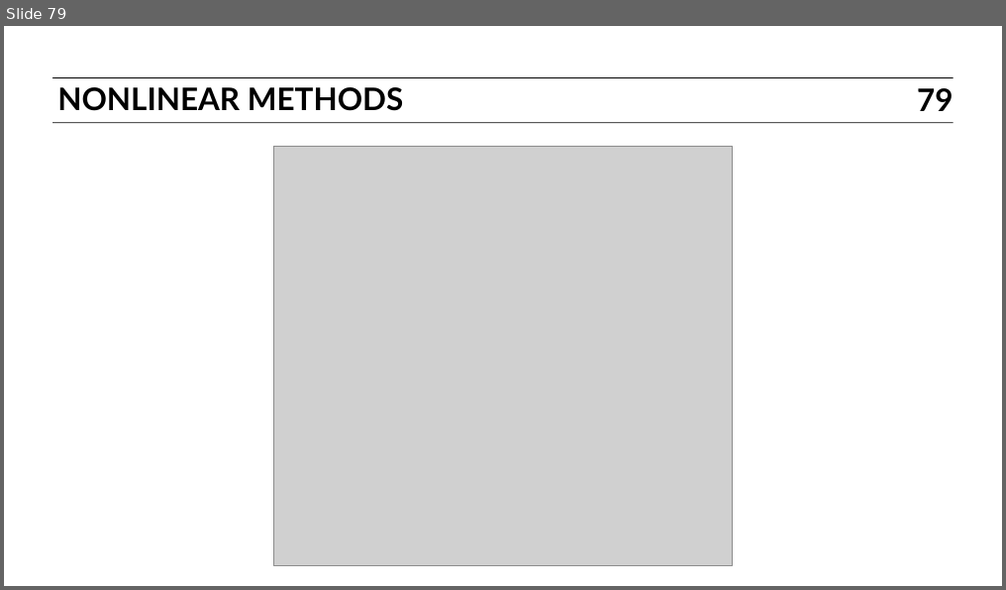
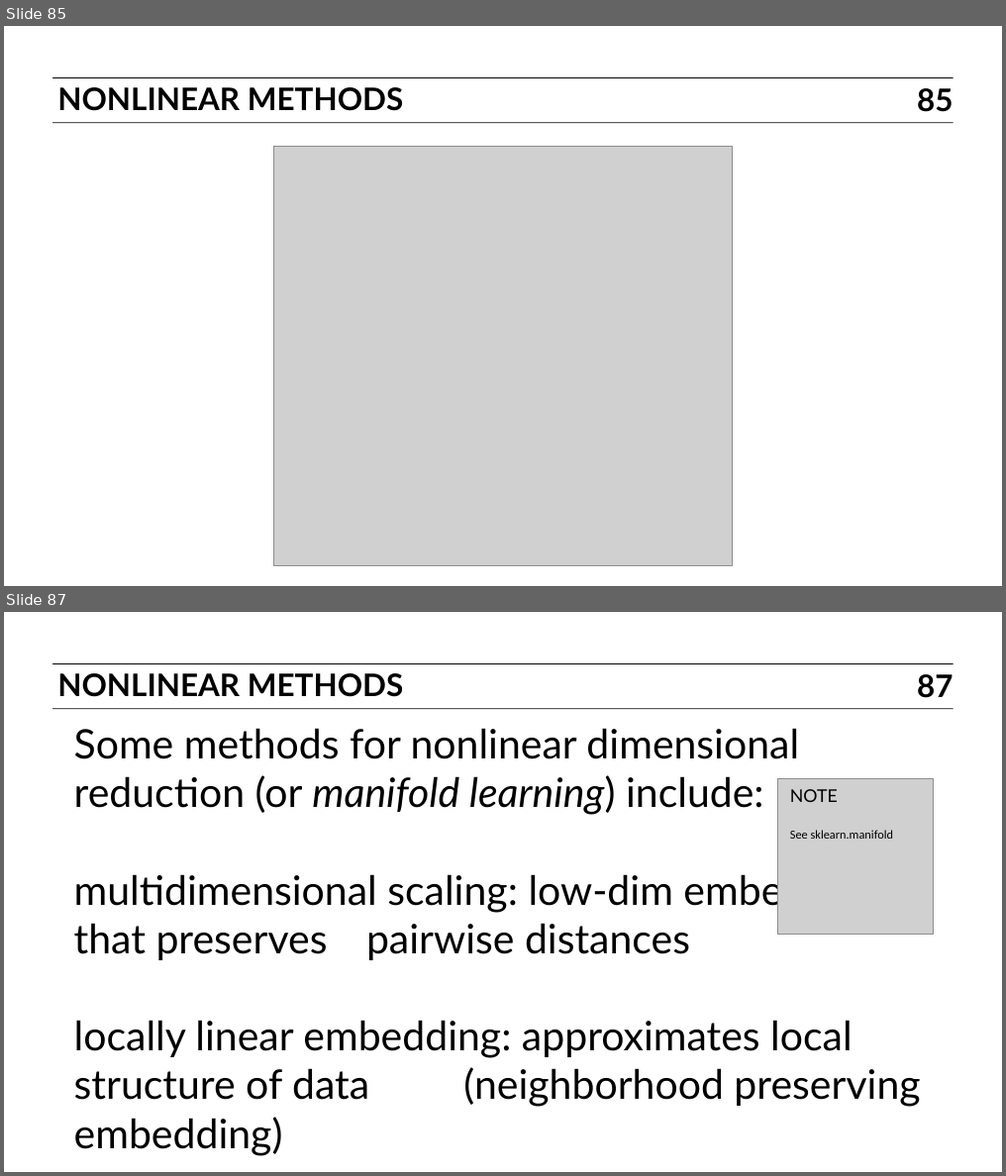
Before and after one commit to ajschumacher/gadsdc, a slide deck: 17-dim_reduc/slides.pptx. Shown one above the other, each under a label of ours: slide 79 before the commit, slides 85 and 87 after it; the slides between them are not shown. The pictures are 1006x590 and 1006x1176 pixels, drawn with LibreOffice and Linux fonts; fonts in the diff are those of the drawing; grey boxes stand for pictures. Boxes give left, top, right and bottom in pixels: in the first picture for what was removed or moved away, otherwise in the second. Text is boxed around its words. In the diff, an @@ line names an element or a change of style, - is before the commit and + after.

```diff
--- a/17-dim_reduc/slides.pptx
+++ b/17-dim_reduc/slides.pptx
@@ slide 87 added at (4, 612, 1002, 1172), background #FFFFFF; not listed: 2 template elements that a slide beside it also shows @@
@@ text added at (57, 673, 404, 697), 23 pt, text #000000, bold @@
+NONLINEAR METHODS
@@ page number added at (917, 674, 952, 698), 23 pt, text #000000, bold @@
+87
@@ text added at (74, 728, 920, 1107), 30 pt, text #000000 @@
+Some methods for nonlinear dimensional reduction (or manifold learning) include:
+multidimensional scaling: low-dim embedding that preserves pairwise distances
+locally linear embedding: approximates local structure of data (neighborhood preserving embedding)
@@ picture added at (778, 778, 934, 935) @@
@@ text added at (790, 789, 838, 802), 13 pt, text #000000 @@
+NOTE
@@ text added at (790, 830, 893, 839), 9 pt, text #000000 @@
+See sklearn.manifold
@@ what was slide 79 is now slide 85 @@
@@ page number at (917, 88, 952, 112): text changed @@
-79
+85
```
Also in this commit, not shown: 11 slides changed, 9 other slides added, 1 other file.
